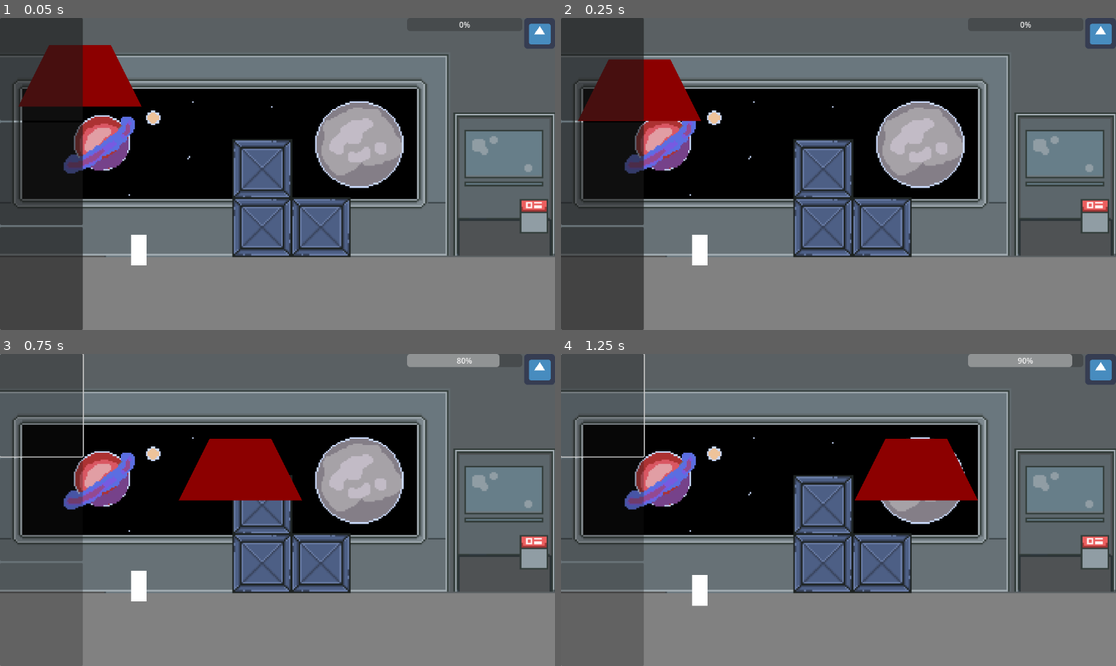
Above: before the commit, frames 1-4 (two rows, left to right).
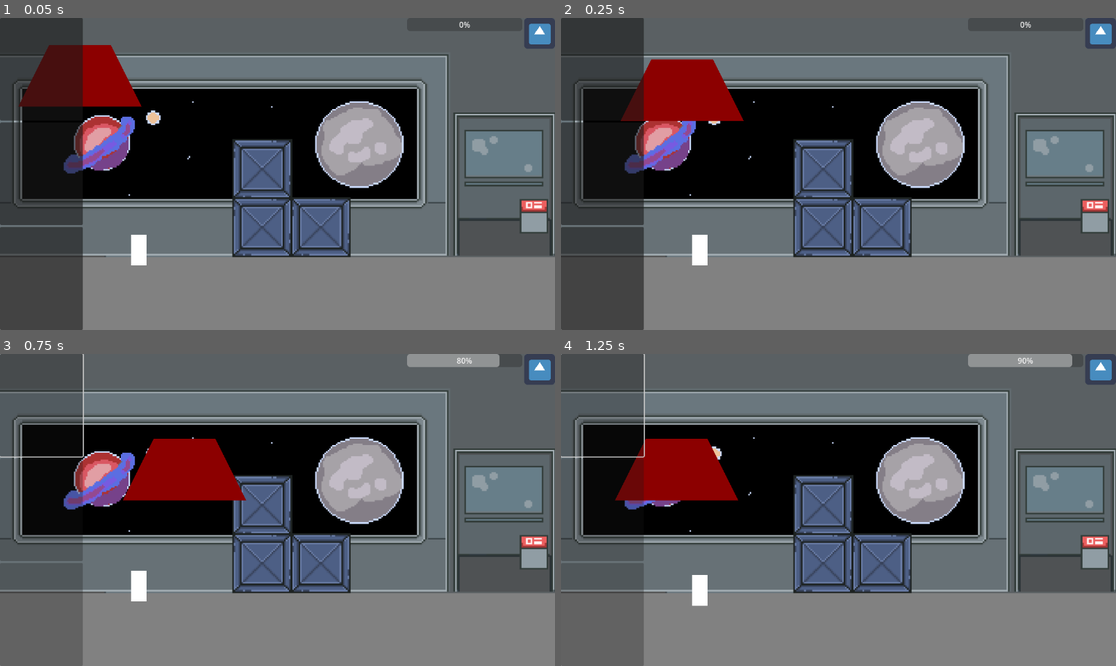
Above: after the commit, the same moments.

Repository: iniyanijoseph/Gravity
Game: Godot game, scene res://Main.tscn
Same seed, same stepped clock (60 frames per second), same inputs: the game is played once before the commit and once after it. The engine's default icon, where the game draws it, is replaced by a stand-in: a white triangle on a blue panel in a dark square.
Inputs (mouse positions are in pixels of both pictures, inside the frame that each line leads up to):
- Up to frame 1 (0.05 s): no input
- Up to frame 2 (0.25 s): no input
- Up to frame 3 (0.75 s): click (38, 403) at 0.5 s
- Up to frame 4 (1.25 s): no input

Frame 1 is identical in both runs. In frame 2, 3.1% of the frame differs, in the area x 3-33%, y 13-34%; in frame 3, 4.0%; in frame 4, 6.6%, in the area x 9-76%, y 27-47%.

Commit message:
Improved Horizontal Movement
- Overall randomness and control of the minimum speed and max position constants has been greatly improved
- Readiblity has also improved thanks to assistance from Bibhas S.

Diff:
--- a/Boss.gd
+++ b/Boss.gd
@@ -7,10 +7,11 @@
 
 var current : State = State.idle;
 var startingPos : Vector2;
-const minimumSpeed : int = 100
-const maxPosition : int = 1000;
+const minimumSpeed : int = 50
+const maxPosition : int = 500;
 var numTime : float = 0;
 const time : float = .2;
+var pastTargetX : int = 0;
 
 
 # Called when the node enters the scene tree for the first time.
@@ -32,12 +33,16 @@
 			# Tries to generate a speed value that has a minimumBound (so the boss doesn't idle out)
 			# and a maximum position deviation (so the boss doesn't go off the screen)
 			var speed : int = 0;
-			while (speed == 0 or position.x + speed > startingPos.x + (maxPosition / 2)
-			or position.x + speed < startingPos.x - (maxPosition / 2)):
+			var targetX: int = 0;
+			var minX: int = startingPos.x - (maxPosition / 2);
+			var maxX: int = startingPos.x + (maxPosition / 2);
+			while (speed == 0 or targetX > maxX or targetX < minX or abs(pastTargetX - targetX) < minimumSpeed):
 				speed = randi_range(-maxPosition + minimumSpeed, maxPosition - minimumSpeed);
 				speed += (compareTo(speed, 0) * minimumSpeed);
-			print(speed)
-			tween.tween_property($Sprite, "position", Vector2(position.x + speed, position.y), time)
+				targetX = position.x + speed;
+			# print(speed);
+			pastTargetX = targetX;
+			tween.tween_property($Sprite, "position", Vector2(targetX, position.y), time);
 		State.slam:
 			# Slam behavior code
 			# Perform slam action, e.g., play a slam animation and deal damage to the player
